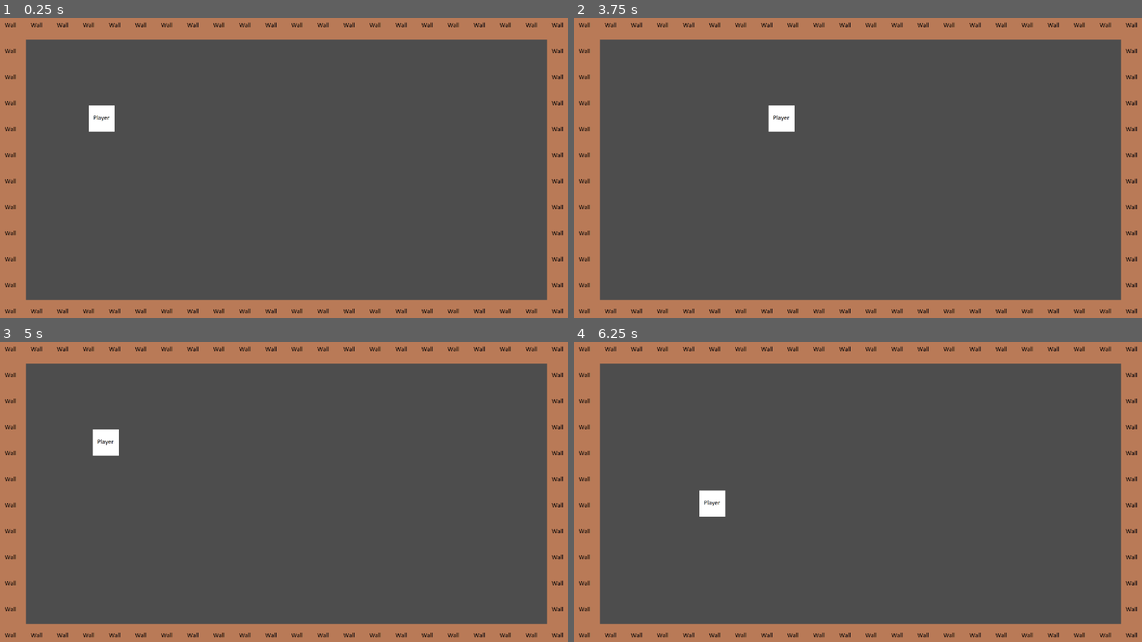
Above: before the commit, frames 1-4 (two rows, left to right).
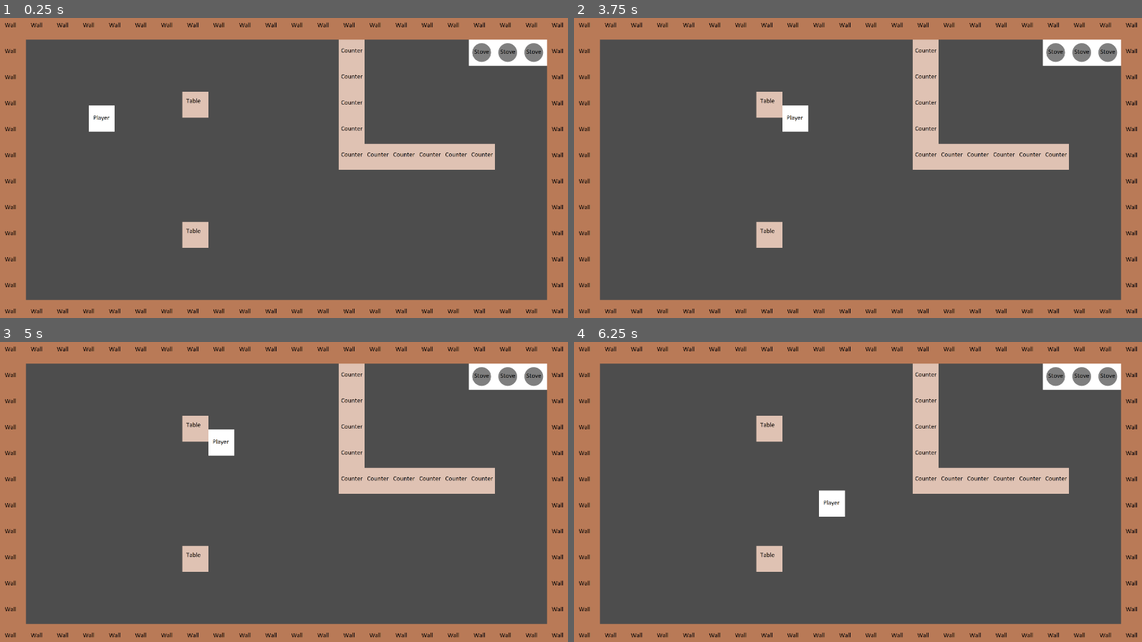
Above: after the commit, the same moments.

Repository: cs4350group2/foodgame
Game: Godot game, scene res://src/level/level.tscn
Same seed, same stepped clock (60 frames per second), same inputs: the game is played once before the commit and once after it.
Inputs:
- Up to frame 1 (0.25 s): no input
- Up to frame 2 (3.75 s): tap Enter at 0.5 s; hold D (move_right) 0.53-1.28 s; tap E (interact) every 0.75 s from 0.6 to 3.6 s; hold S (move_down) 1.28-2.03 s; hold D (move_right) 2.03-2.78 s; hold W (move_up) 2.78-3.53 s; hold A (move_left) from 3.53 s (still down)
- Up to frame 3 (5 s): keep holding A (move_left); tap E (interact) at 4.35 s
- Up to frame 4 (6.25 s): release A (move_left) at 5.03 s; hold S (move_down) 5.03-5.78 s; tap E (interact) at 5.1, 5.85 s; hold D (move_right) from 5.78 s (still down)

The runs differ from the first frame. In frame 1, 6.0% of the frame differs, in the area x 32-97%, y 7-77%; in frame 2, 6.3%; in frame 3, 6.8%; in frame 4, 6.8%, in the area x 22-97%, y 7-77%.

Commit message:
Add basic interaction

Diff:
--- /dev/null
+++ b/src/furniture_and_stuff/counter.gd
@@ -0,0 +1,7 @@
+extends StaticBody2D
+
+func _ready() -> void:
+	add_to_group("Interactables")
+
+func interact(player: CharacterBody2D) -> void:
+	print("The player hits the counter.")
--- /dev/null
+++ b/src/furniture_and_stuff/counter.tscn
@@ -0,0 +1,18 @@
+[gd_scene format=3 uid="uid://e1bci2esh1te"]
+
+[ext_resource type="Script" uid="uid://b55b5q142b4jq" path="res://src/furniture_and_stuff/counter.gd" id="1_652s2"]
+[ext_resource type="Texture2D" uid="uid://bbvocxqgodgsa" path="res://assets/counter.png" id="1_b4ep8"]
+
+[node name="Counter" type="Node2D" unique_id=1141167870]
+
+[node name="StaticBody2D" type="StaticBody2D" parent="." unique_id=116479339]
+script = ExtResource("1_652s2")
+
+[node name="Sprite2D" type="Sprite2D" parent="StaticBody2D" unique_id=190245547]
+scale = Vector2(0.5, 0.5)
+texture = ExtResource("1_b4ep8")
+centered = false
+
+[node name="CollisionPolygon2D" type="CollisionPolygon2D" parent="StaticBody2D" unique_id=1284794555]
+scale = Vector2(0.5, 0.5)
+polygon = PackedVector2Array(0, 0, 0, 128, 128, 128, 128, 0)
--- /dev/null
+++ b/src/furniture_and_stuff/stove.gd
@@ -0,0 +1,7 @@
+extends StaticBody2D
+
+func _ready() -> void:
+	add_to_group("Interactables")
+
+func interact(player: CharacterBody2D) -> void:
+	print("The player uses the stove.")
--- /dev/null
+++ b/src/furniture_and_stuff/stove.tscn
@@ -0,0 +1,18 @@
+[gd_scene format=3 uid="uid://c5aocwflib6sl"]
+
+[ext_resource type="Script" uid="uid://l2dp8l7nwrup" path="res://src/furniture_and_stuff/stove.gd" id="1_ksysi"]
+[ext_resource type="Texture2D" uid="uid://dxtseq48japky" path="res://assets/stove.png" id="1_xcu4q"]
+
+[node name="Stove" type="Node2D" unique_id=1987563180]
+
+[node name="StaticBody2D" type="StaticBody2D" parent="." unique_id=159942825]
+script = ExtResource("1_ksysi")
+
+[node name="Sprite2D" type="Sprite2D" parent="StaticBody2D" unique_id=501241476]
+scale = Vector2(0.5, 0.5)
+texture = ExtResource("1_xcu4q")
+centered = false
+
+[node name="CollisionPolygon2D" type="CollisionPolygon2D" parent="StaticBody2D" unique_id=298183613]
+scale = Vector2(0.5, 0.5)
+polygon = PackedVector2Array(0, 0, 0, 128, 128, 128, 128, 0)
--- /dev/null
+++ b/src/furniture_and_stuff/table.gd
@@ -0,0 +1,7 @@
+extends StaticBody2D
+
+func _ready() -> void:
+	add_to_group("Interactables")
+
+func interact(player: CharacterBody2D) -> void:
+	print("The player hits the table.")
--- /dev/null
+++ b/src/furniture_and_stuff/table.tscn
@@ -0,0 +1,18 @@
+[gd_scene format=3 uid="uid://cw4e41pqdssf1"]
+
+[ext_resource type="Script" uid="uid://dgjckjn3vjg6a" path="res://src/furniture_and_stuff/table.gd" id="1_e47e4"]
+[ext_resource type="Texture2D" uid="uid://bitnxopa3ttqa" path="res://assets/table.png" id="1_vleoj"]
+
+[node name="Table" type="Node2D" unique_id=1621060250]
+
+[node name="StaticBody2D" type="StaticBody2D" parent="." unique_id=358658861]
+script = ExtResource("1_e47e4")
+
+[node name="Sprite2D" type="Sprite2D" parent="StaticBody2D" unique_id=281929939]
+scale = Vector2(0.5, 0.5)
+texture = ExtResource("1_vleoj")
+centered = false
+
+[node name="CollisionPolygon2D" type="CollisionPolygon2D" parent="StaticBody2D" unique_id=1679649915]
+scale = Vector2(0.5, 0.5)
+polygon = PackedVector2Array(0, 0, 0, 128, 128, 128, 128, 0)
--- a/src/level/level.tscn
+++ b/src/level/level.tscn
@@ -2,6 +2,9 @@
 
 [ext_resource type="Texture2D" uid="uid://1msvlvjm52rs" path="res://assets/wall.png" id="1_la7um"]
 [ext_resource type="PackedScene" uid="uid://ibniegk33ssv" path="res://src/player/player.tscn" id="2_xv147"]
+[ext_resource type="PackedScene" uid="uid://c5aocwflib6sl" path="res://src/furniture_and_stuff/stove.tscn" id="3_em31m"]
+[ext_resource type="PackedScene" uid="uid://e1bci2esh1te" path="res://src/furniture_and_stuff/counter.tscn" id="4_w7y1s"]
+[ext_resource type="PackedScene" uid="uid://cw4e41pqdssf1" path="res://src/furniture_and_stuff/table.tscn" id="5_5vox1"]
 
 [sub_resource type="TileSetAtlasSource" id="TileSetAtlasSource_xv147"]
 texture = ExtResource("1_la7um")
@@ -23,3 +26,48 @@
 
 [node name="Node2D" parent="." unique_id=106563848 instance=ExtResource("2_xv147")]
 position = Vector2(218, 226)
+
+[node name="Stove" parent="." unique_id=1987563180 instance=ExtResource("3_em31m")]
+position = Vector2(1280, 64)
+
+[node name="Stove2" parent="." unique_id=207787602 instance=ExtResource("3_em31m")]
+position = Vector2(1216, 64)
+
+[node name="Stove3" parent="." unique_id=2010070444 instance=ExtResource("3_em31m")]
+position = Vector2(1152, 64)
+
+[node name="Counter" parent="." unique_id=1141167870 instance=ExtResource("4_w7y1s")]
+position = Vector2(832, 64)
+
+[node name="Counter2" parent="." unique_id=969373736 instance=ExtResource("4_w7y1s")]
+position = Vector2(832, 128)
+
+[node name="Counter3" parent="." unique_id=1144487809 instance=ExtResource("4_w7y1s")]
+position = Vector2(832, 192)
+
+[node name="Counter4" parent="." unique_id=1633746132 instance=ExtResource("4_w7y1s")]
+position = Vector2(832, 256)
+
+[node name="Counter5" parent="." unique_id=1802016633 instance=ExtResource("4_w7y1s")]
+position = Vector2(832, 320)
+
+[node name="Counter6" parent="." unique_id=1294212023 instance=ExtResource("4_w7y1s")]
+position = Vector2(896, 320)
+
+[node name="Counter7" parent="." unique_id=1810057968 instance=ExtResource("4_w7y1s")]
+position = Vector2(960, 320)
+
+[node name="Counter8" parent="." unique_id=360665905 instance=ExtResource("4_w7y1s")]
+position = Vector2(1024, 320)
+
+[node name="Counter9" parent="." unique_id=183817979 instance=ExtResource("4_w7y1s")]
+position = Vector2(1088, 320)
+
+[node name="Counter10" parent="." unique_id=505527515 instance=ExtResource("4_w7y1s")]
+position = Vector2(1152, 320)
+
+[node name="Table" parent="." unique_id=1621060250 instance=ExtResource("5_5vox1")]
+position = Vector2(448, 192)
+
+[node name="Table2" parent="." unique_id=1688200623 instance=ExtResource("5_5vox1")]
+position = Vector2(448, 512)
--- a/src/player/player.gd
+++ b/src/player/player.gd
@@ -1,6 +1,7 @@
 extends CharacterBody2D
 
 @export var speed: float = 200.0
+@onready var interaction_area: Area2D = $InteractionArea
 
 func _physics_process(_delta):
 	var direction = Input.get_vector(
@@ -17,4 +18,18 @@
 		interact()
 
 func interact():
-	print("Player tried to interact")
+	var closest_target: StaticBody2D = null
+	var closest_distance := INF
+
+	for body in interaction_area.get_overlapping_bodies():
+		if body is StaticBody2D and body.is_in_group("Interactables"):
+			var distance := global_position.distance_squared_to(body.global_position)
+
+			if distance < closest_distance:
+				closest_target = body
+				closest_distance = distance
+
+	if closest_target == null:
+		return
+
+	closest_target.interact(self)
--- a/src/player/player.tscn
+++ b/src/player/player.tscn
@@ -5,6 +5,9 @@
 
 [sub_resource type="RectangleShape2D" id="RectangleShape2D_t4jh7"]
 size = Vector2(63, 64)
+
+[sub_resource type="CircleShape2D" id="CircleShape2D_1vivr"]
+radius = 96.0
 
 [node name="Node2D" type="Node2D" unique_id=106563848]
 
@@ -20,3 +23,9 @@
 [node name="CollisionShape2D" type="CollisionShape2D" parent="CharacterBody2D" unique_id=1961298677]
 position = Vector2(32, 32)
 shape = SubResource("RectangleShape2D_t4jh7")
+
+[node name="InteractionArea" type="Area2D" parent="CharacterBody2D" unique_id=51132447]
+
+[node name="CollisionShape2D" type="CollisionShape2D" parent="CharacterBody2D/InteractionArea" unique_id=1826751541]
+position = Vector2(32, 32)
+shape = SubResource("CircleShape2D_1vivr")
Binary file added: assets/counter.png
Not shown, added: assets/counter.png.import
Binary file added: assets/stove.png
Not shown, added: assets/stove.png.import
Binary file added: assets/table.png
Not shown, added: assets/table.png.import
Not shown, added: src/furniture_and_stuff/counter.gd.uid
Not shown, added: src/furniture_and_stuff/stove.gd.uid
Not shown, added: src/furniture_and_stuff/table.gd.uid
